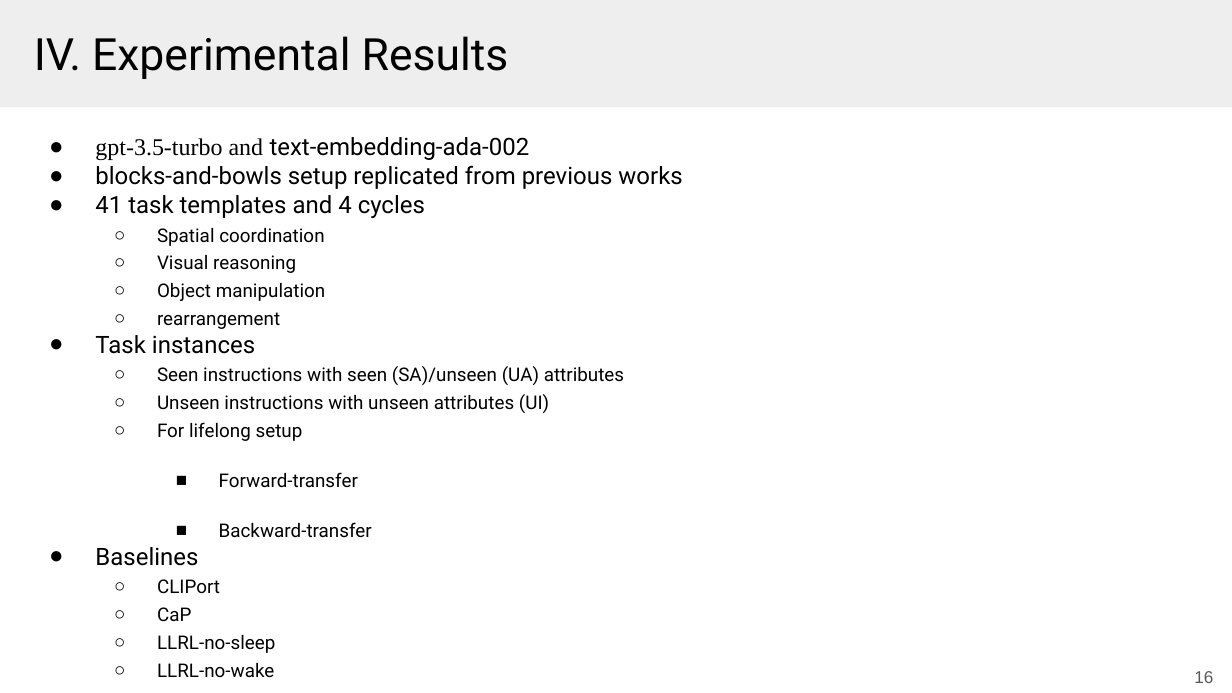
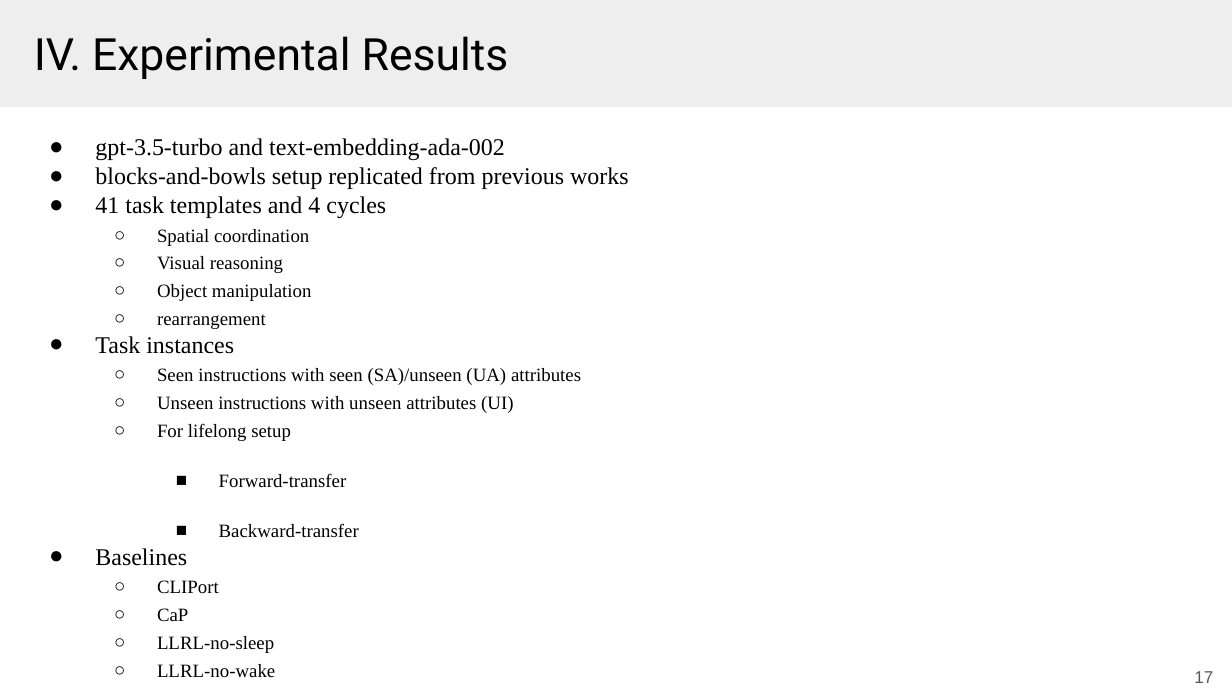
Before and after one commit to Tazering/UVA-CS, a slide deck: slide 17 of CS-6501_Kuo/paper presentation/lifelong_robot_presentation.pptx (slide 16 before the commit). Drawn at 1232x693 pixels with LibreOffice and Linux fonts; fonts in the diff are those of the drawing. Boxes give left, top, right and bottom in pixels: in the first picture for what was removed or moved away, otherwise in the second. Text is boxed around its words. In the diff, an @@ line names an element or a change of style, - is before the commit and + after.

```diff
--- a/CS-6501_Kuo/paper presentation/lifelong_robot_presentation.pptx
+++ b/CS-6501_Kuo/paper presentation/lifelong_robot_presentation.pptx
@@ text "gpt-3.5-turbo and text-embedding-ada-002" at (95,138,629,678): font Roboto to Times New Roman @@
@@ page number at (1152,664,1226,689): text changed @@
-16
+17
@@ page number at (1194,671,1213,683): text changed @@
-16
+17
```
Also in this commit, not shown: 7 other slides changed, 3 slides added, 1 slide removed, 2 other files.
